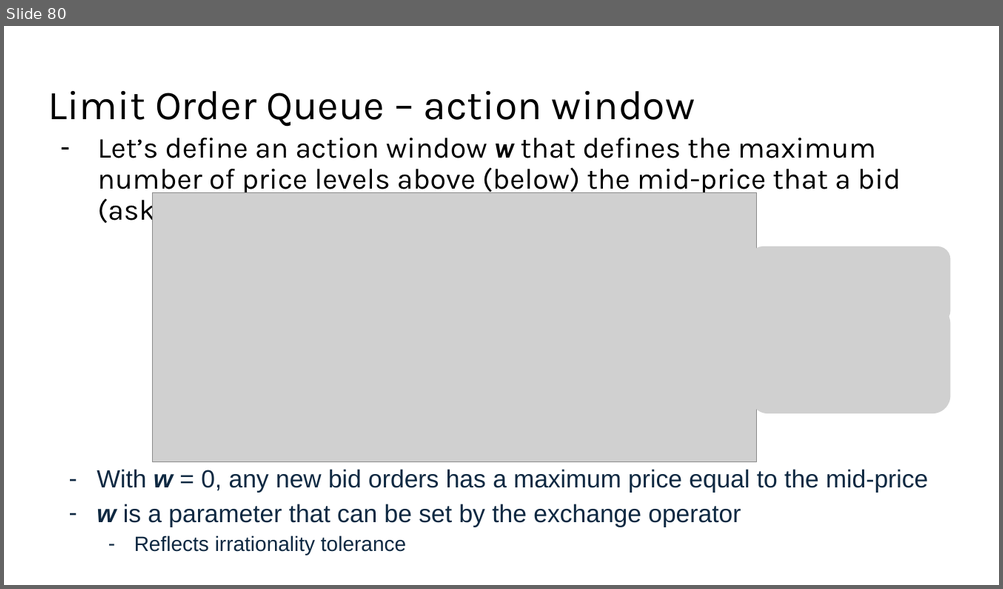
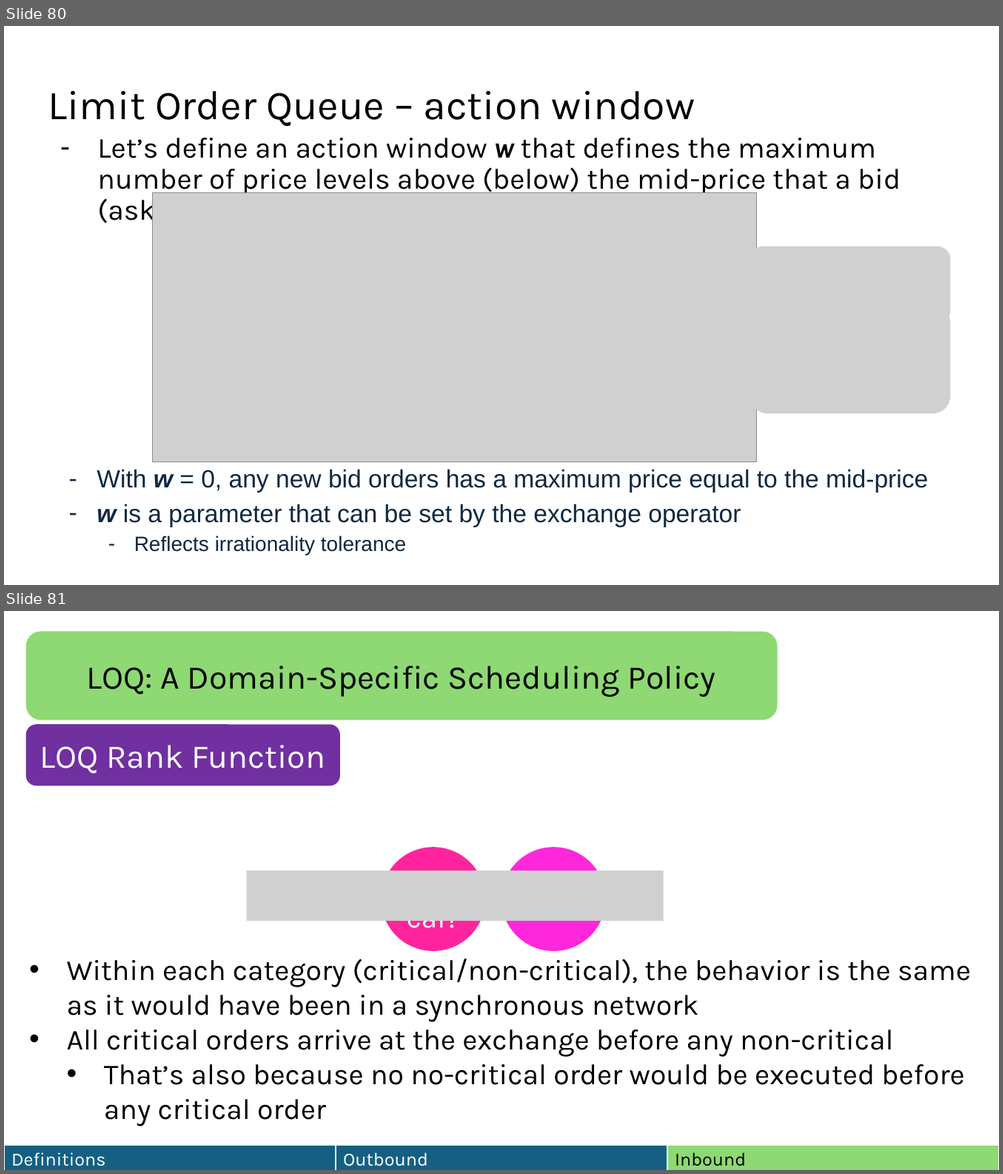
Before and after one commit to HaseebLUMS/Onyx-Presentation, a slide deck: thesis-latency-fairness.pptx. Shown one above the other, each under a label of ours: slide 80 before the commit, slides 80 and 81 after it. The pictures are 1003x589 and 1003x1174 pixels, drawn with LibreOffice and Linux fonts; fonts in the diff are those of the drawing; grey boxes stand for pictures. Boxes give left, top, right and bottom in pixels: in the first picture for what was removed or moved away, otherwise in the second. Text is boxed around its words. In the diff, an @@ line names an element or a change of style, - is before the commit and + after.

Commit message:
updated presentation

```diff
--- a/thesis-latency-fairness.pptx
+++ b/thesis-latency-fairness.pptx
@@ slide 81 added at (4, 611, 999, 1170), background #FFFFFF @@
@@ rounded rectangle added at (25, 631, 777, 720), fill #8ED973, 32 pt, text #000000 @@
+LOQ: A Domain-Specific Scheduling Policy
@@ rounded rectangle added at (25, 724, 340, 786), fill #7030A0, 32 pt, text #FFFFFF @@
+LOQ Rank Function
@@ ellipse added at (381, 848, 485, 952), fill #FF249E, 28 pt, text #FFFFFF @@
+Critical?
@@ ellipse added at (502, 848, 606, 952), fill #FF27DB, 40 pt, text #FFFFFF @@
+ts
@@ picture added at (247, 871, 663, 920) @@
@@ text added at (67, 959, 970, 1127), 28 pt, text #000000 @@
+• Within each category (critical/non-critical), the behavior is the same as it would have been in a synchronous network
+• All critical orders arrive at the exchange before any non-critical
+  • That’s also because no no-critical order would be executed before any critical order
@@ table added at (4, 1146, 998, 1170), 1 rows, 3 columns @@
+Definitions | Outbound | Inbound
```
Also in this commit, not shown: 3 slides changed.
